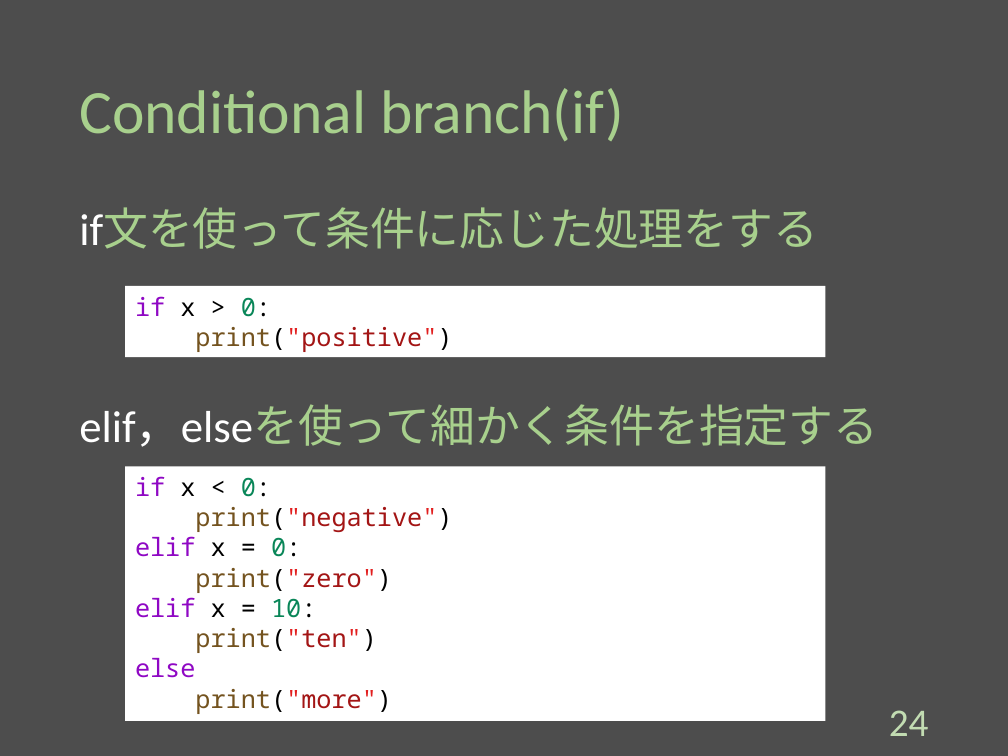
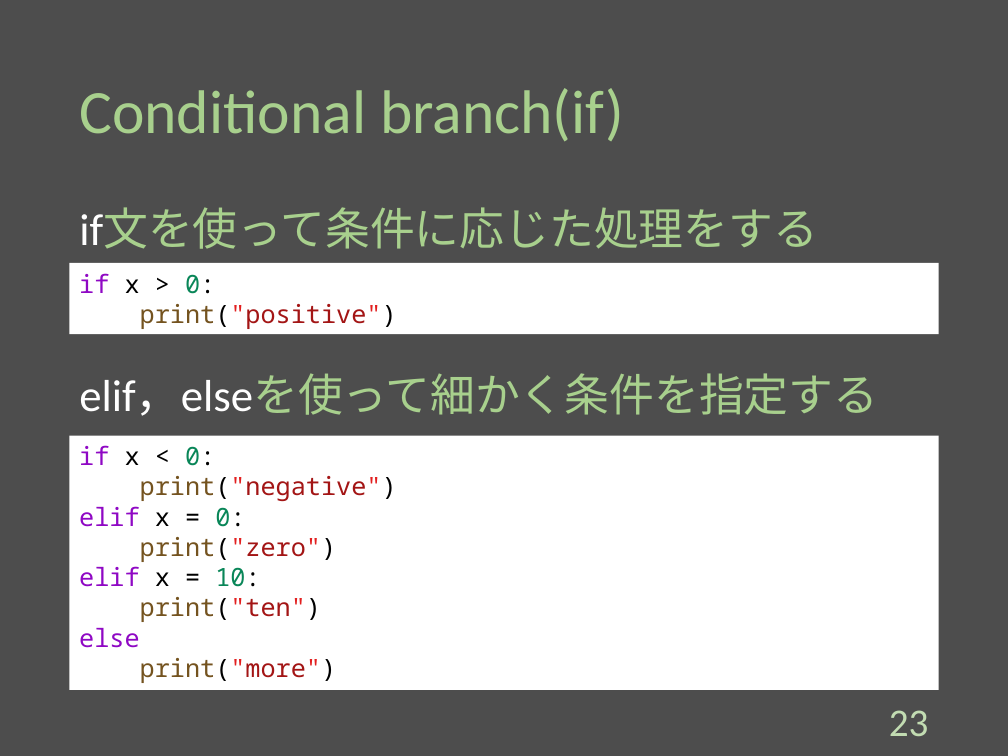
Before and after one commit to Melbeck777/program_seminar, a slide deck: slide 24 of ProgramSlide.pptx (slide 25 before the commit). Drawn at 1008x756 pixels with LibreOffice and Linux fonts; fonts in the diff are those of the drawing. Boxes give left, top, right and bottom in pixels: in the first picture for what was removed or moved away, otherwise in the second. Text is boxed around its words. In the diff, an @@ line names an element or a change of style, - is before the commit and + after.

```diff
--- a/ProgramSlide.pptx
+++ b/ProgramSlide.pptx
@@ rectangle "if x > 0:": place and size @@
-rectangle "if x > 0:" at (125, 286, 826, 358)
+rectangle "if x > 0:" at (70, 263, 938, 335)
@@ text "elif，elseを使って細かく条件を指定する": place and size @@
-text "elif，elseを使って細かく条件を指定する" at (79, 405, 878, 447)
+text "elif，elseを使って細かく条件を指定する" at (79, 374, 878, 416)
@@ rectangle "if x < 0:": place and size @@
-rectangle "if x < 0:" at (125, 467, 826, 721)
+rectangle "if x < 0:" at (70, 435, 938, 689)
@@ page number at (889, 710, 929, 736): text changed @@
-24
+23
```
Also in this commit, not shown: 15 other slides changed, 1 slide removed.
